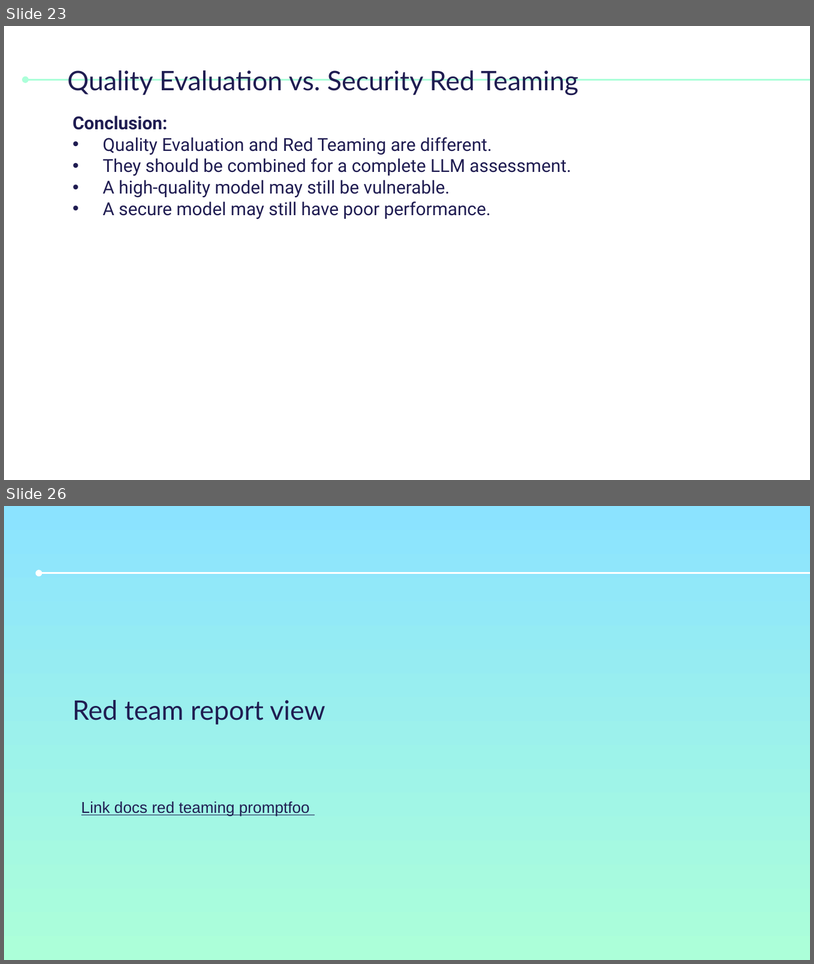
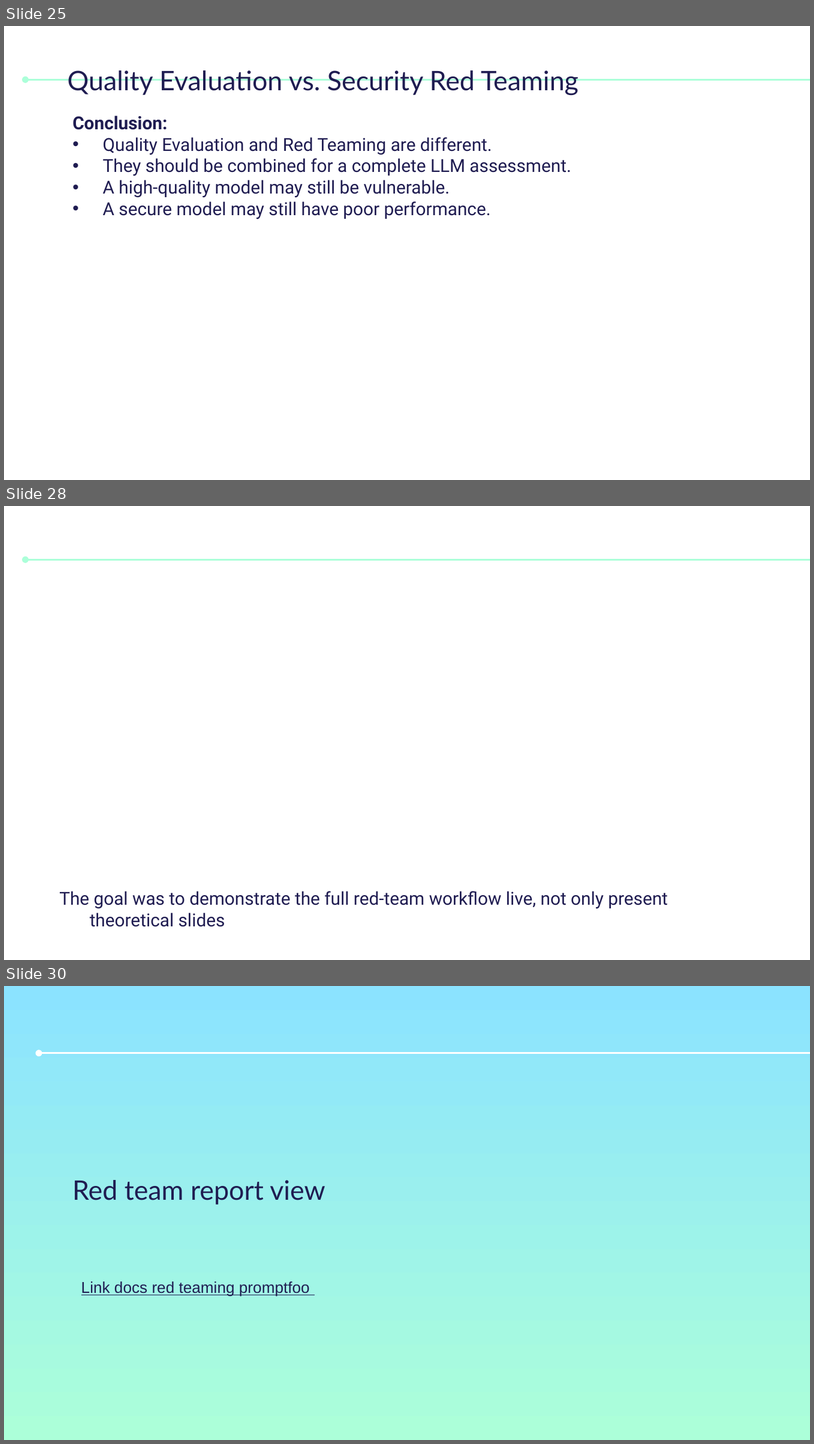
Before and after one commit to tahacheikh2003/ai-llm-red-teaming-framework, a slide deck: presentation/Ai_red_teaming_LLM Evaluation and AI Red Teaming_ semaine 4.pptx. Shown one above the other, each under a label of ours: slides 23 and 26 before the commit, slides 25, 28 and 30 after it; the slides between them are not shown. The pictures are 814x964 and 814x1444 pixels, drawn with LibreOffice and Linux fonts; fonts in the diff are those of the drawing; background and template pictures are left out. Boxes give left, top, right and bottom in pixels: in the first picture for what was removed or moved away, otherwise in the second. Text is boxed around its words. In the diff, an @@ line names an element or a change of style, - is before the commit and + after.

```diff
--- a/presentation/Ai_red_teaming_LLM Evaluation and AI Red Teaming_ semaine 4.pptx
+++ b/presentation/Ai_red_teaming_LLM Evaluation and AI Red Teaming_ semaine 4.pptx
@@ slide 28 added at box(4, 506, 810, 960), background picture (left out); not listed: 1 template element that a slide beside it also shows @@
@@ text added at box(59, 891, 668, 927), 16 pt, text #1F1C51 @@
+The goal was to demonstrate the full red-team workflow live, not only present theoretical slides
@@ what was slide 23 is now slide 25 @@
@@ what was slide 26 is now slide 30 @@
```
Also in this commit, not shown: 4 slides changed, 21 other slides added, 3 slides removed.
